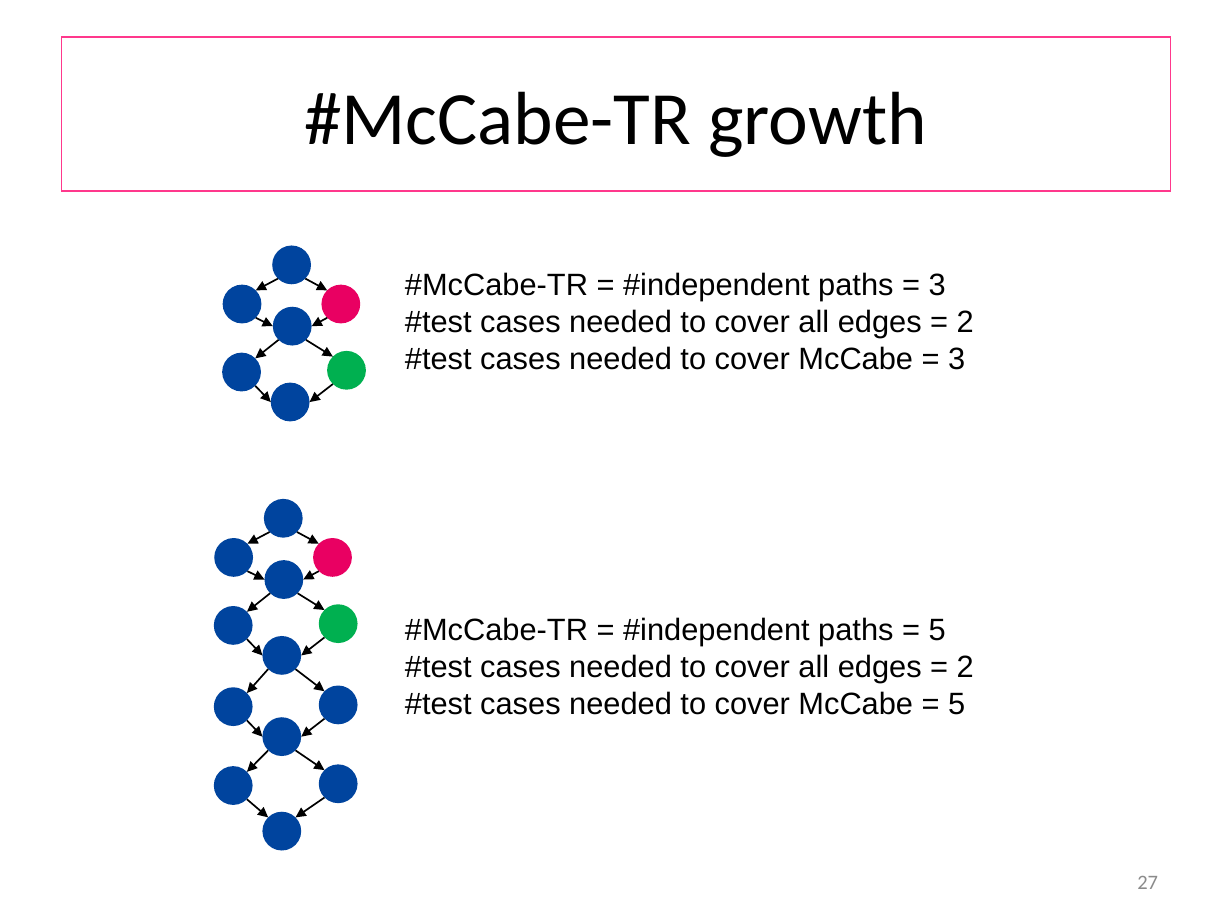
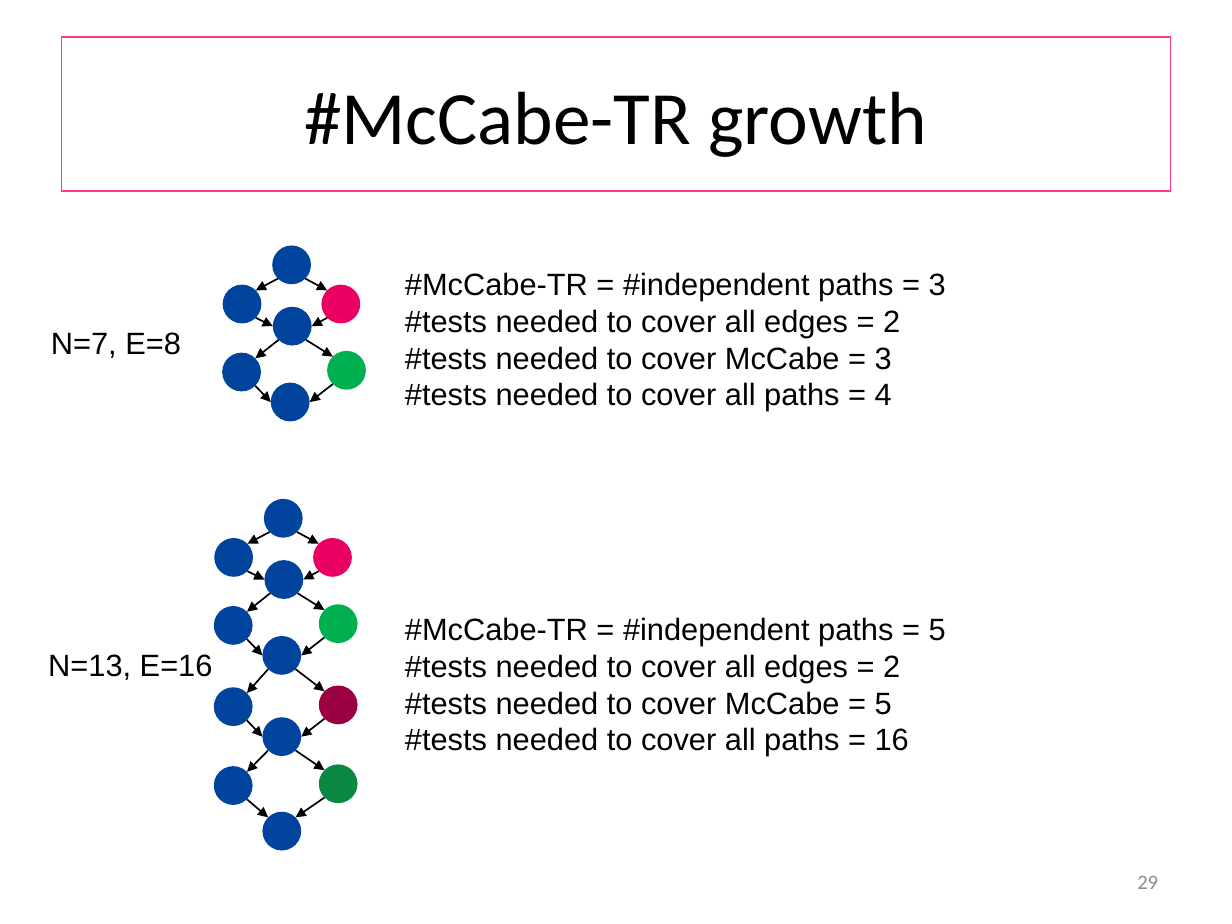
Before and after one commit to wooshrow/b3stv, a slide deck: slide 29 of slides/gbt.pptx (slide 27 before the commit). Drawn at 1232x924 pixels with LibreOffice and Linux fonts; fonts in the diff are those of the drawing. Boxes give left, top, right and bottom in pixels: in the first picture for what was removed or moved away, otherwise in the second. Text is boxed around its words. In the diff, an @@ line names an element or a change of style, - is before the commit and + after.

```diff
--- a/slides/gbt.pptx
+++ b/slides/gbt.pptx
@@ text at (405,309,900,411): text changed @@
-#test cases needed to cover all edges = 2
-#test cases needed to cover McCabe = 3
+#tests needed to cover all edges = 2
+#tests needed to cover McCabe = 3
+#tests needed to cover all paths = 4
@@ text added at (51,332,181,358), 18 pt, text #000000 @@
+N=7, E=8
@@ text added at (48,654,213,680), 18 pt, text #000000 @@
+N=13, E=16
@@ text at (405,654,909,756): text changed @@
-#test cases needed to cover all edges = 2
-#test cases needed to cover McCabe = 5
+#tests needed to cover all edges = 2
+#tests needed to cover McCabe = 5
+#tests needed to cover all paths = 16
@@ ellipse at (319,685,357,723): fill #00449E to #9C0042 @@
@@ ellipse at (319,764,357,802): fill #00449E to #0A8741 @@
@@ page number at (1137,876,1158,889): text changed @@
-27
+29
```
Also in this commit, not shown: 9 other slides changed, 2 slides added, 7 other files.
